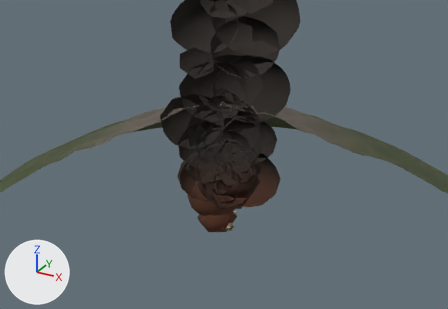
The glTF model public/assets/pompeii-kit-far.glb, before and after one commit.
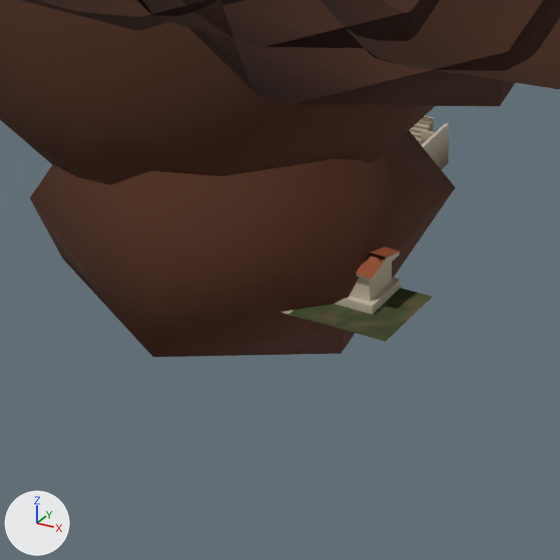
Each version is shown from a camera (50 mm lens) standing at (847.0, -1543.0, 1017.0) and looking at (-41.0, 72.0, 209.0), then close up on the part from 43% to 55% of the width and 64% to 81% of the height. Arrows for +X, +Y and +Z are at lower left; the lights stay in place. The last two pictures show the newer version. Everything nearer to the camera than a plane just in front of the edit is cut away. Where no turn or scale is listed for an object, it has been applied to the vertices.

Names of what the first close-up shows: 'Country_Ground_30m_plaster', 'EruptionColumn_cloth', 'Forum_Temple_plaster', 'Forum_Temple_stone', 'Theatre_plaster' and 2 more.
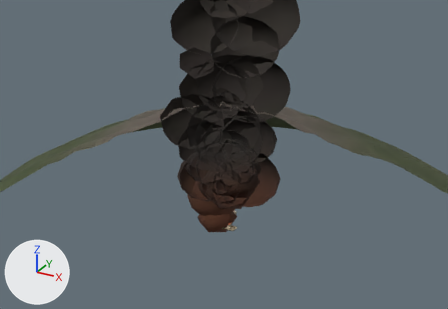
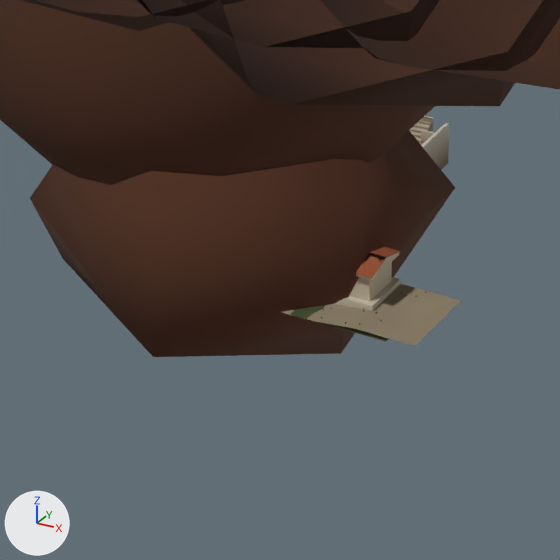
Pixel boxes (x1, y1, x2, y2) of what changed, in the close-ups (560 x 560 px):
'Beach_Sand_30m_stone', added (brown): after (282, 284, 462, 346)
'Country_Ground_30m_plaster', unchanged, covered by the edit: before (281, 288, 432, 342); after (281, 305, 388, 342)

The change, as a list of edits to the scene's bpy script:
```text
Add me_mesh_80:
    me_mesh_80.from_pydata(...)  # 81 vertices, 120 faces; spans x -50.0..50.0, y -15.0..15.0, z -0.9..0.9
    me_mesh_80.materials.append(mat_stone)
Add ob_beach_sand_30m_stone:
    ob_beach_sand_30m_stone = bpy.data.objects.new('Beach_Sand_30m_stone', me_mesh_80)
    ob_beach_sand_30m_stone.location = (0.0, -15.0, 0.9)
```
